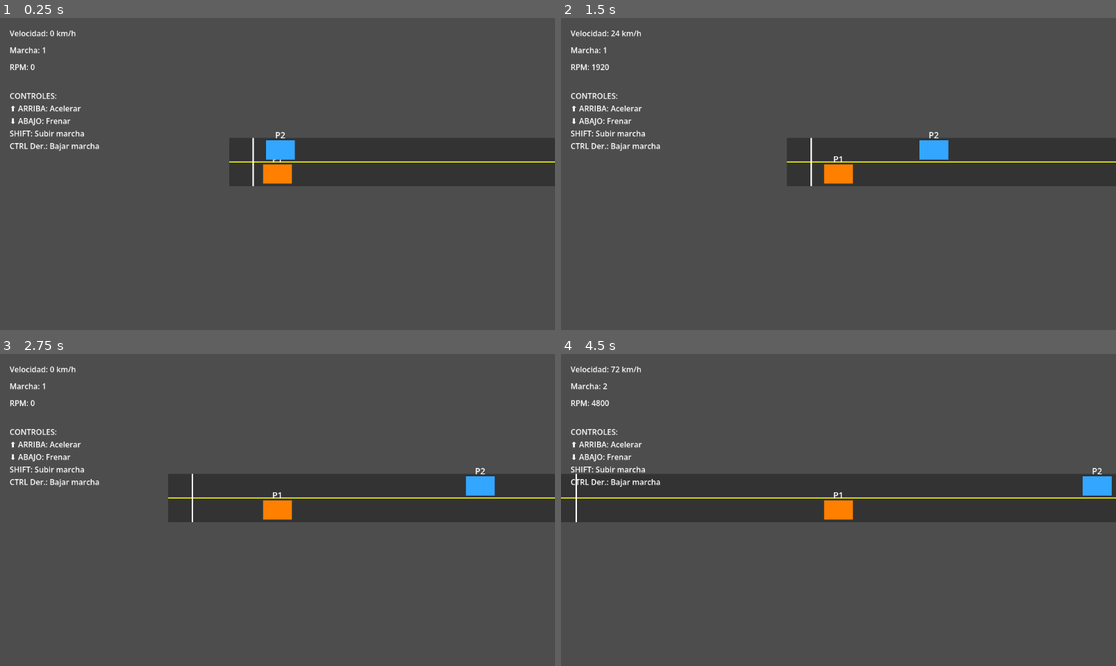
Above: before the commit, frames 1-4 (two rows, left to right).
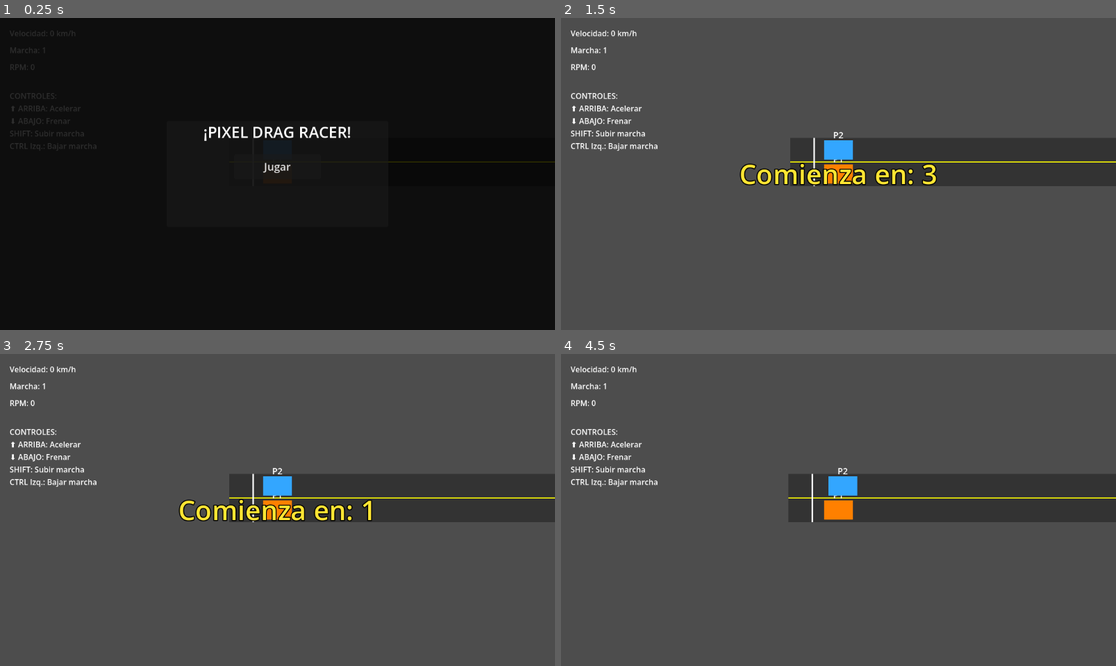
Above: after the commit, the same moments.

Repository: sanguchedemiga222-cloud/pixel-drag-racer
Game: Godot game, scene res://scenes/main.tscn
The game is run twice, just before and just after one commit, with the same random seed, the same clock (stepped at 60 frames per second) and the same inputs.
Inputs (mouse positions are in pixels of both pictures, inside the frame that each line leads up to):
- Up to frame 1 (0.25 s): no input
- Up to frame 2 (1.5 s): click (838, 167) at 0.5 s, where only the run after the commit has a clickable "Jugar"; tap Enter at 1.25 s; hold Up (ui_up) from 1.28 s (still down); tap Ctrl at 1.35 s
- Up to frame 3 (2.75 s): release Up (ui_up) at 2.03 s; hold Down (ui_down) from 2.03 s (still down); tap Ctrl at 2.1 s
- Up to frame 4 (4.5 s): release Down (ui_down) at 2.78 s; hold Up (ui_up) 2.78-4.28 s; tap Shift at 2.85 s; tap Ctrl at 3.05, 3.6, 4.35 s; hold Down (ui_down) from 4.28 s (still down)

The runs differ from the first frame. In frame 1, 100% of the frame differs, in the area x 0-100%, y 0-100%; in frame 2, 2.3%; in frame 3, 3.3%; in frame 4, 7.1%.

Commit message:
Añade menú de inicio, cuenta regresiva y reinicio; cambia CTRL a la tecla izquierda

Diff:
--- a/PixelDragRacer-main/scenes/main.tscn
+++ b/PixelDragRacer-main/scenes/main.tscn
@@ -107,19 +107,5 @@
 ⬆ ARRIBA: Acelerar
 ⬇ ABAJO: Frenar
 SHIFT: Subir marcha
-CTRL Der.: Bajar marcha"
+CTRL Izq.: Bajar marcha"
 label_settings = SubResource("LabelSettings_4")
-
-[node name="FinishLabel" type="Label" parent="UI"]
-visible = false
-offset_left = 326.0
-offset_top = 270.0
-offset_right = 826.0
-offset_bottom = 370.0
-text = "¡FIN DE LA CARRERA!"
-horizontal_alignment = 1
-vertical_alignment = 1
-theme_override_colors/font_color = Color(1, 1, 0, 1)
-theme_override_colors/font_outline_color = Color(0, 0, 0, 1)
-theme_override_constants/outline_size = 6
-theme_override_font_sizes/font_size = 32
--- a/PixelDragRacer-main/scripts/car.gd
+++ b/PixelDragRacer-main/scripts/car.gd
@@ -9,8 +9,9 @@
 var friction := 200.0
 var is_accelerating := false
 var is_braking := false
+var controls_enabled := true
 
-# Cambios manuales: SHIFT sube y CTRL derecho baja.
+# Cambios manuales: SHIFT sube y CTRL izquierdo baja.
 var current_gear := 0
 var max_gears := 4
 var gear_rpm := 0.0
@@ -18,18 +19,25 @@
 
 func _ready() -> void:
 	$Tag.text = racer_tag
-	print("Auto listo - ¡Comenzando carrera de velocidad!")
+
+func set_controls_enabled(enabled: bool) -> void:
+	controls_enabled = enabled
+	if not enabled:
+		is_accelerating = false
+		is_braking = false
 
 func _input(event: InputEvent) -> void:
-	if not event is InputEventKey or not event.pressed or event.echo:
+	if not controls_enabled or not event is InputEventKey or not event.pressed or event.echo:
 		return
 
 	if event.keycode == KEY_SHIFT:
 		shift_up()
-	elif event.keycode == KEY_CTRL and event.location == KEY_LOCATION_RIGHT:
+	elif event.keycode == KEY_CTRL and event.location == KEY_LOCATION_LEFT:
 		shift_down()
 
 func _physics_process(delta: float) -> void:
+	if not controls_enabled:
+		return
 	handle_input()
 	update_speed(delta)
 	velocity = Vector2(speed, 0.0)
--- a/PixelDragRacer-main/scripts/main.gd
+++ b/PixelDragRacer-main/scripts/main.gd
@@ -2,43 +2,54 @@
 
 @onready var car: CharacterBody2D = $Car
 @onready var rival: Node2D = $Rival
+@onready var ui: CanvasLayer = $UI
 @onready var speed_label: Label = $UI/VelocidadLabel
 @onready var gear_label: Label = $UI/MarchaLabel
 @onready var rpm_label: Label = $UI/RPMLbl
-@onready var finish_label: Label = $UI/FinishLabel
 
 var rival_speed := 0.0
 var rival_target_speed := 0.0
 var rival_max_speed := 0.0
 var rival_acceleration := 0.0
 var rival_change_timer := 0.0
+var race_started := false
 var race_finished := false
+var start_screen: ColorRect
+var finish_screen: ColorRect
+var countdown_label: Label
+
 const FINISH_X := 3950.0
 
 func _ready() -> void:
-	# Cada carrera genera un rival con ritmo y velocidad máxima distintos.
 	randomize()
-	rival_max_speed = randf_range(220.0, 320.0)
-	rival_acceleration = randf_range(140.0, 230.0)
-	choose_rival_target_speed()
-	print("¡Juego iniciado!")
+	car.set_controls_enabled(false)
+	configure_rival_for_new_race()
+	start_screen = create_screen("¡PIXEL DRAG RACER!", "Jugar", start_race)
+	countdown_label = Label.new()
+	countdown_label.set_anchors_and_offsets_preset(Control.PRESET_FULL_RECT)
+	countdown_label.horizontal_alignment = HORIZONTAL_ALIGNMENT_CENTER
+	countdown_label.vertical_alignment = VERTICAL_ALIGNMENT_CENTER
+	countdown_label.add_theme_font_size_override("font_size", 56)
+	countdown_label.add_theme_color_override("font_color", Color(1.0, 0.9, 0.2))
+	countdown_label.add_theme_color_override("font_outline_color", Color(0, 0, 0))
+	countdown_label.add_theme_constant_override("outline_size", 8)
+	countdown_label.hide()
+	ui.add_child(countdown_label)
 
 func _process(delta: float) -> void:
-	if race_finished or not is_instance_valid(car) or not is_instance_valid(rival):
+	if not race_started or race_finished or not is_instance_valid(car) or not is_instance_valid(rival):
 		return
 
-	# P2 varía su ritmo durante la carrera en vez de mantener siempre la misma velocidad.
+	# P2 varía su ritmo durante la carrera y también entre partidas.
 	rival_change_timer -= delta
 	if rival_change_timer <= 0.0:
 		choose_rival_target_speed()
-
 	if rival_speed < rival_target_speed:
 		rival_speed = minf(rival_speed + rival_acceleration * delta, rival_target_speed)
 	else:
 		rival_speed = maxf(rival_speed - rival_acceleration * 0.65 * delta, rival_target_speed)
 	rival.position.x += rival_speed * delta
 
-	# Actualizar el HUD de P1.
 	speed_label.text = "Velocidad: %d km/h" % car.get_current_speed()
 	gear_label.text = "Marcha: %d" % car.get_current_gear()
 	rpm_label.text = "RPM: %d" % car.get_current_rpm()
@@ -48,13 +59,70 @@
 	elif rival.global_position.x >= FINISH_X:
 		finish_race("P2")
 
+func start_race() -> void:
+	start_screen.hide()
+	countdown_label.show()
+	for number in [3, 2, 1]:
+		countdown_label.text = "Comienza en: %d" % number
+		await get_tree().create_timer(1.0).timeout
+	countdown_label.text = "¡YA!"
+	await get_tree().create_timer(0.6).timeout
+	countdown_label.hide()
+	race_started = true
+	car.set_controls_enabled(true)
+
+func configure_rival_for_new_race() -> void:
+	rival_speed = 0.0
+	rival_max_speed = randf_range(220.0, 320.0)
+	rival_acceleration = randf_range(140.0, 230.0)
+	choose_rival_target_speed()
+
 func choose_rival_target_speed() -> void:
-	# Los cambios de ritmo ocurren cada pocos segundos y varían entre partidas.
 	rival_target_speed = randf_range(rival_max_speed * 0.72, rival_max_speed)
 	rival_change_timer = randf_range(1.5, 3.5)
 
 func finish_race(winner: String) -> void:
 	race_finished = true
-	finish_label.text = "¡FIN DE LA CARRERA!\n¡%s ganó!" % winner
-	finish_label.show()
-	get_tree().paused = true
+	race_started = false
+	car.set_controls_enabled(false)
+	finish_screen = create_screen("¡FIN DE LA CARRERA!\n¡%s ganó!" % winner, "Reiniciar", restart_race)
+
+func restart_race() -> void:
+	get_tree().reload_current_scene()
+
+func create_screen(title_text: String, button_text: String, action: Callable) -> ColorRect:
+	var overlay := ColorRect.new()
+	overlay.set_anchors_and_offsets_preset(Control.PRESET_FULL_RECT)
+	overlay.color = Color(0, 0, 0, 0.82)
+	overlay.mouse_filter = Control.MOUSE_FILTER_STOP
+	ui.add_child(overlay)
+
+	var center := CenterContainer.new()
+	center.set_anchors_and_offsets_preset(Control.PRESET_FULL_RECT)
+	overlay.add_child(center)
+
+	var panel := PanelContainer.new()
+	panel.custom_minimum_size = Vector2(460, 220)
+	center.add_child(panel)
+
+	var layout := VBoxContainer.new()
+	layout.add_theme_constant_override("separation", 24)
+	panel.add_child(layout)
+
+	var title := Label.new()
+	title.text = title_text
+	title.horizontal_alignment = HORIZONTAL_ALIGNMENT_CENTER
+	title.vertical_alignment = VERTICAL_ALIGNMENT_CENTER
+	title.autowrap_mode = TextServer.AUTOWRAP_WORD_SMART
+	title.add_theme_font_size_override("font_size", 32)
+	layout.add_child(title)
+
+	var button := Button.new()
+	button.text = button_text
+	button.custom_minimum_size = Vector2(180, 52)
+	button.size_flags_horizontal = Control.SIZE_SHRINK_CENTER
+	button.add_theme_font_size_override("font_size", 22)
+	button.pressed.connect(action)
+	layout.add_child(button)
+
+	return overlay
